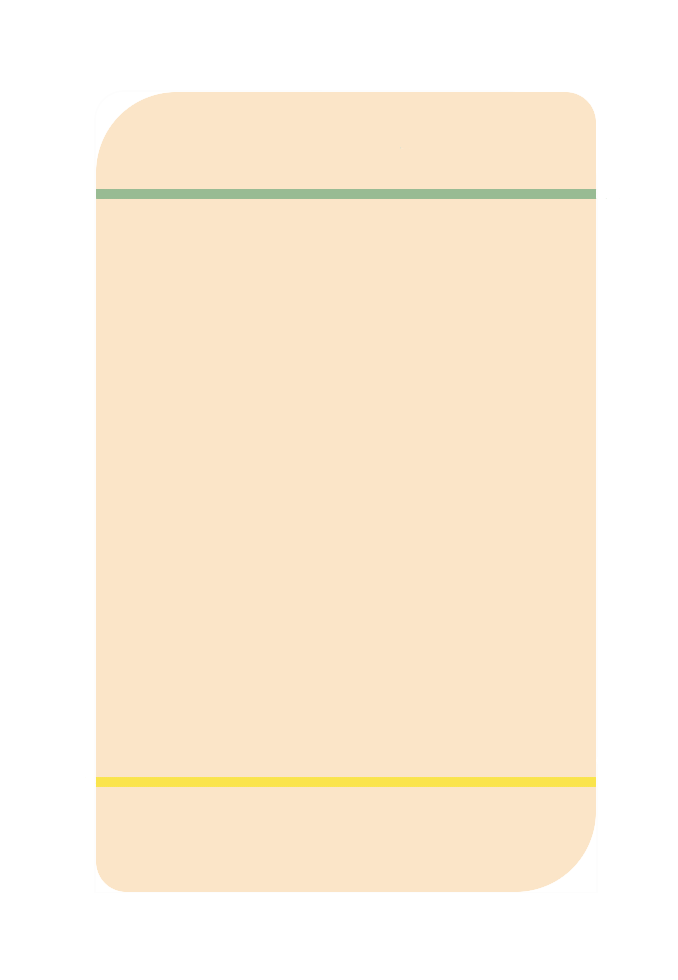
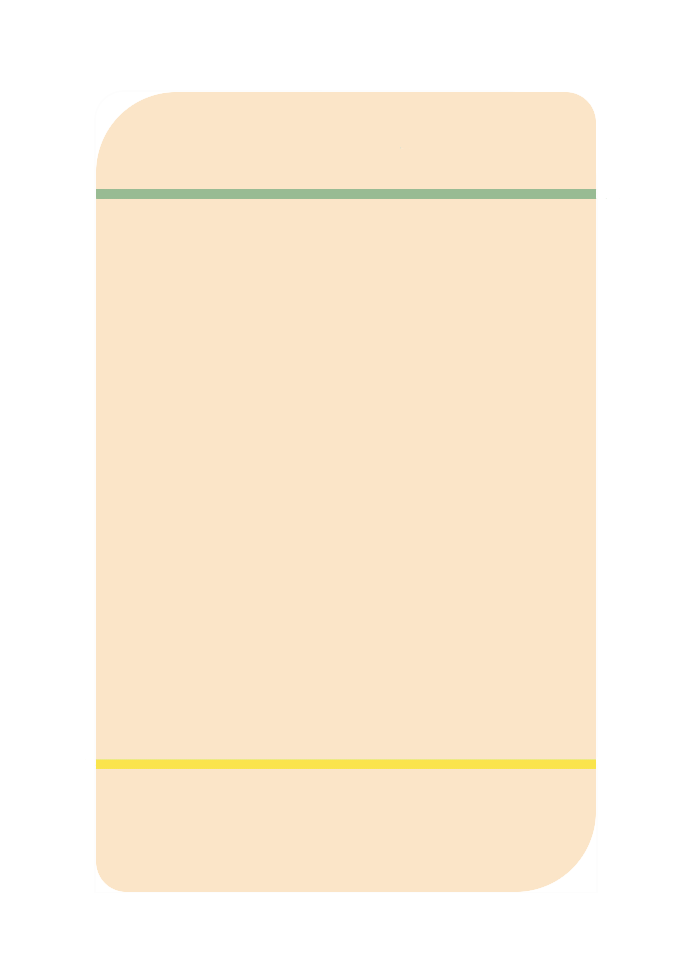
The second 678 x 980 image is a revision of the first. Changes to its layers:
painted on "Paint Layer 2" over [85,759,597,787]
painted on "Background" over [85,759,597,787]
